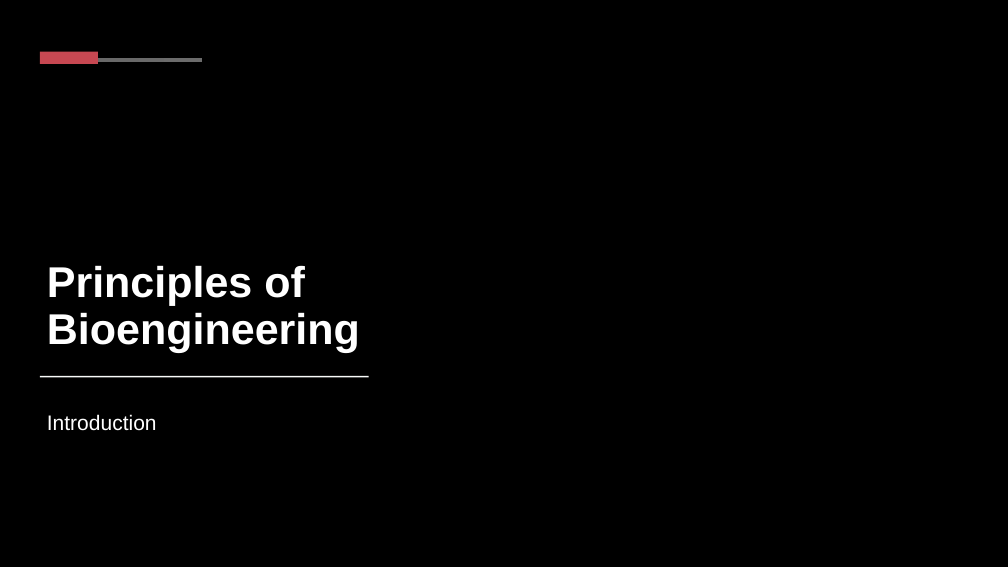
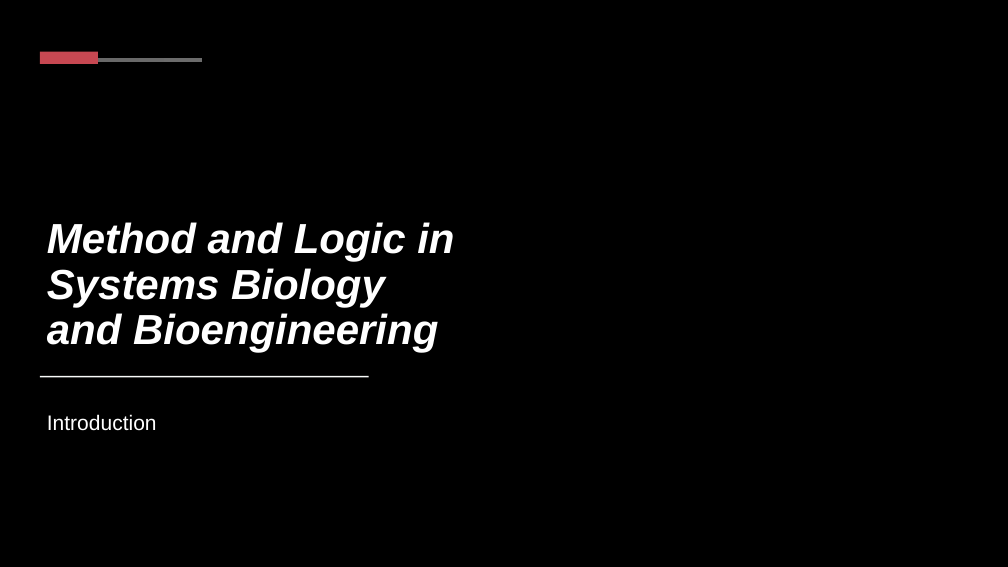
Before and after one commit to nslavov/SlavovLab, a slide deck: slide 1 of teaching/NS_1.pptx. Drawn at 1008x567 pixels with LibreOffice and Linux fonts; fonts in the diff are those of the drawing; background and template pictures are left out. Boxes give left, top, right and bottom in pixels: in the first picture for what was removed or moved away, otherwise in the second. Text is boxed around its words. In the diff, an @@ line names an element or a change of style, - is before the commit and + after.

```diff
--- a/teaching/NS_1.pptx
+++ b/teaching/NS_1.pptx
@@ title at (x1=47, y1=222, x2=454, y2=353): text changed; size 41 to 40 pt; italic on @@
-Principles of Bioengineering
+Method and Logic in Systems Biology and Bioengineering
```
Also in this commit, not shown: 5 other slides changed.
